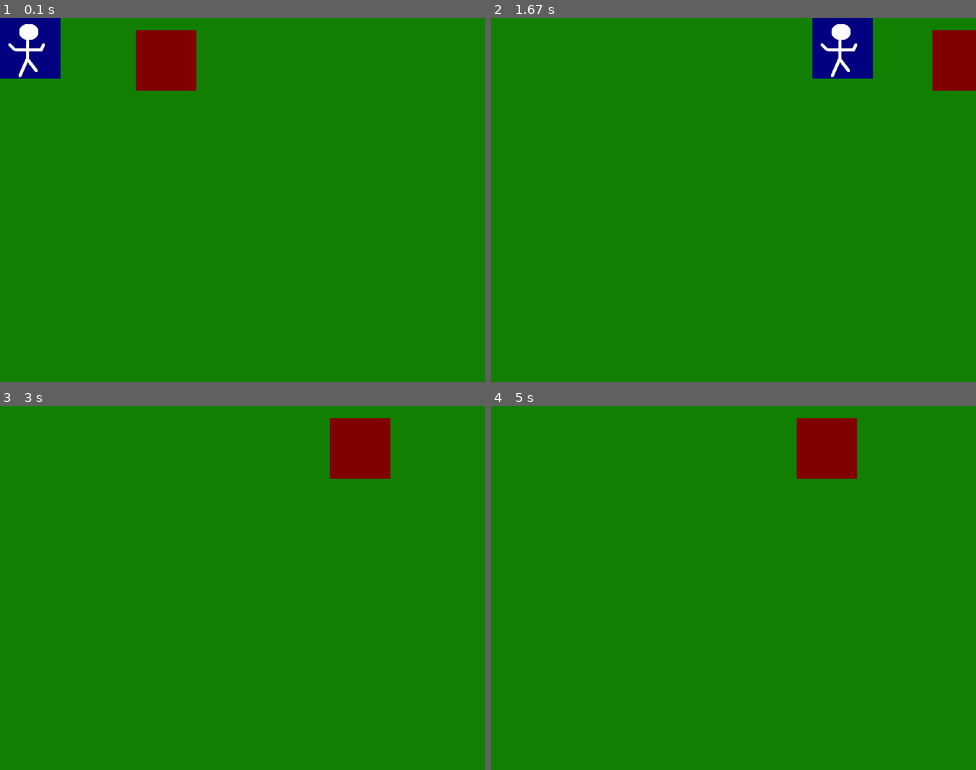
Above: before the commit, frames 1-4 (two rows, left to right).
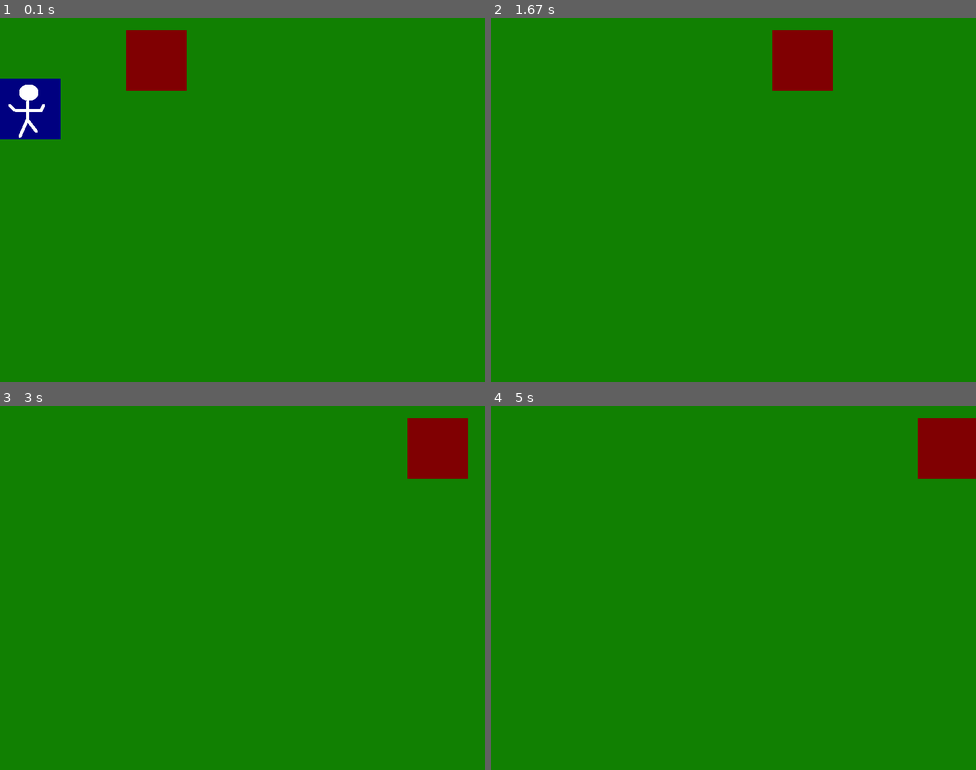
Above: after the commit, the same moments.

Repository: arsummers/pygame-tutorial
Game: pygame game, started from game.py
Same seed, same stepped clock (60 frames per second), same inputs: the game is played once before the commit and once after it.
Inputs:
- Up to frame 1 (0.1 s): no input
- Up to frame 2 (1.67 s): hold W 0.33-0.8 s; hold Right 0.33-0.8 s
- Up to frame 3 (3 s): no input
- Up to frame 4 (5 s): no input

The runs differ from the first frame. In frame 1, 4.8% of the frame differs, in the area x 0-41%, y 0-34%; in frame 2, 5.1%, in the area x 58-100%, y 0-20%; in frame 3, 4.2%; in frame 4, 4.1%.

Commit message:
jumps off screen

Diff:
--- a/game.py
+++ b/game.py
@@ -51,6 +51,19 @@
             if self.frame > 3*ani:
                 self.frame = 0
             self.image = self.images[(self.frame//ani)]
+        # jump down
+        if self.movey < 0:
+            self.frame += 1
+            if self.frame > 3*ani:
+                self.frame = 0
+            self.image = self.images[(self.frame//ani)]
+        # jump up
+        if self.movey > 0:
+            self.frame += 1
+            if self.frame > 3*ani:
+                self.frame = 0
+            self.image = self.images[(self.frame//ani)]
+
         hit_list = pygame.sprite.spritecollide(self, enemy_list, False)
         for enemy in hit_list:
             self.health -= 1
@@ -107,17 +120,17 @@
 player = Player()
 # starting positions
 player.rect.x = 0
-player.rect.y = 0
+player.rect.y = 100
 player_list = pygame.sprite.Group()
 player_list.add(player)
 steps = 10 #number of pixels to move
 
-eloc = []
+eloc = [] #enemy location
 eloc = [200, 20]
 enemy_list = Level.bad(1, eloc)
 
 
-fps = 40 #frame rate
+fps = 20 #frame rate
 ani = 4 #animation cycles
 clock = pygame.time.Clock()
 pygame.init()
@@ -138,8 +151,10 @@
                 player.control(-steps, 0)
             if event.key == pygame.K_RIGHT or event.key == ord('d'):
                 player.control(steps, 0)
+            #jumping
             if event.key == pygame.K_UP or event.key == ord('w'):
-                print('jump')
+                player.control(0, -10)
+
 
             if event.type == pygame.KEYUP:
                 if event.key == pygame.K_LEFT or event.key == ord('a'):
